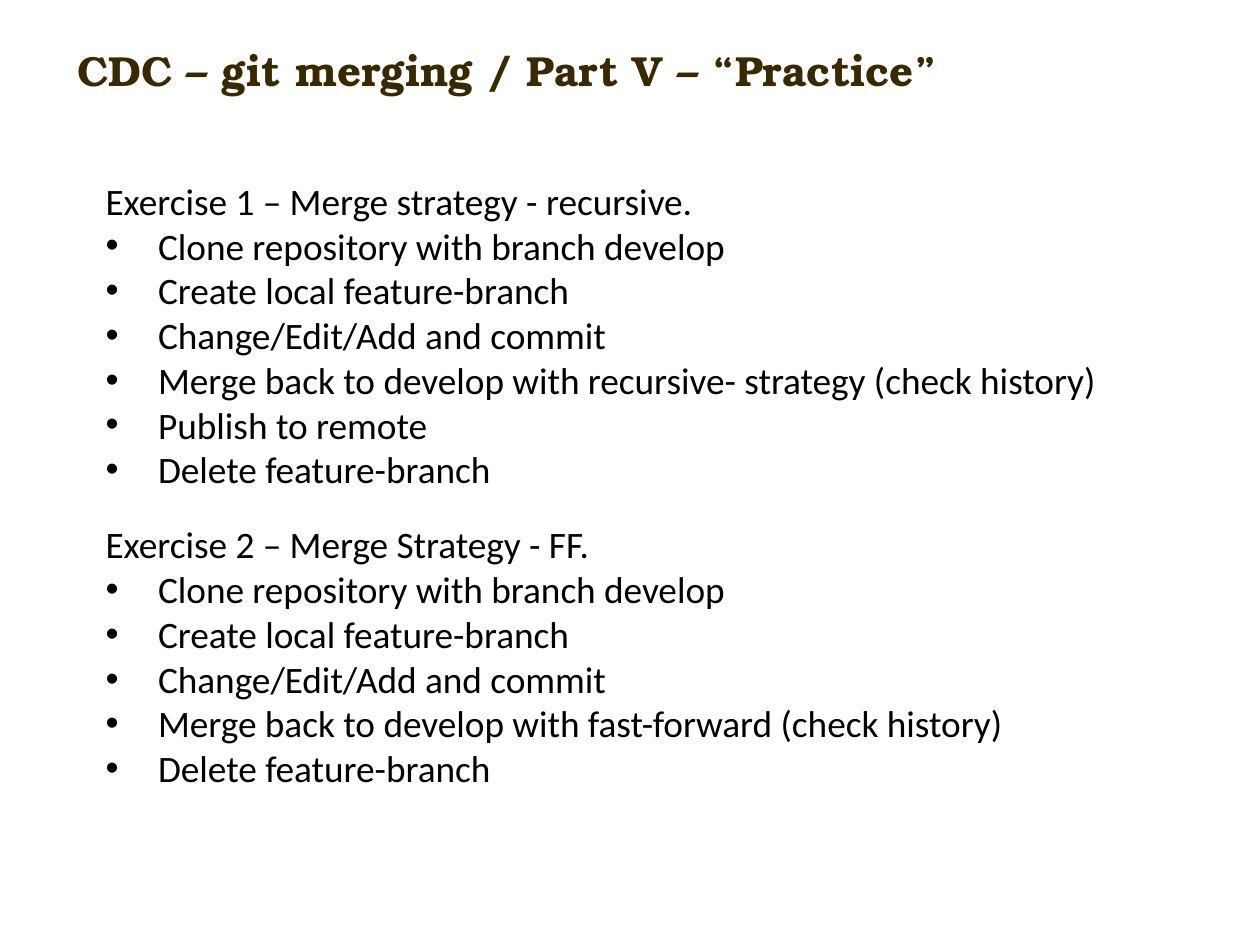
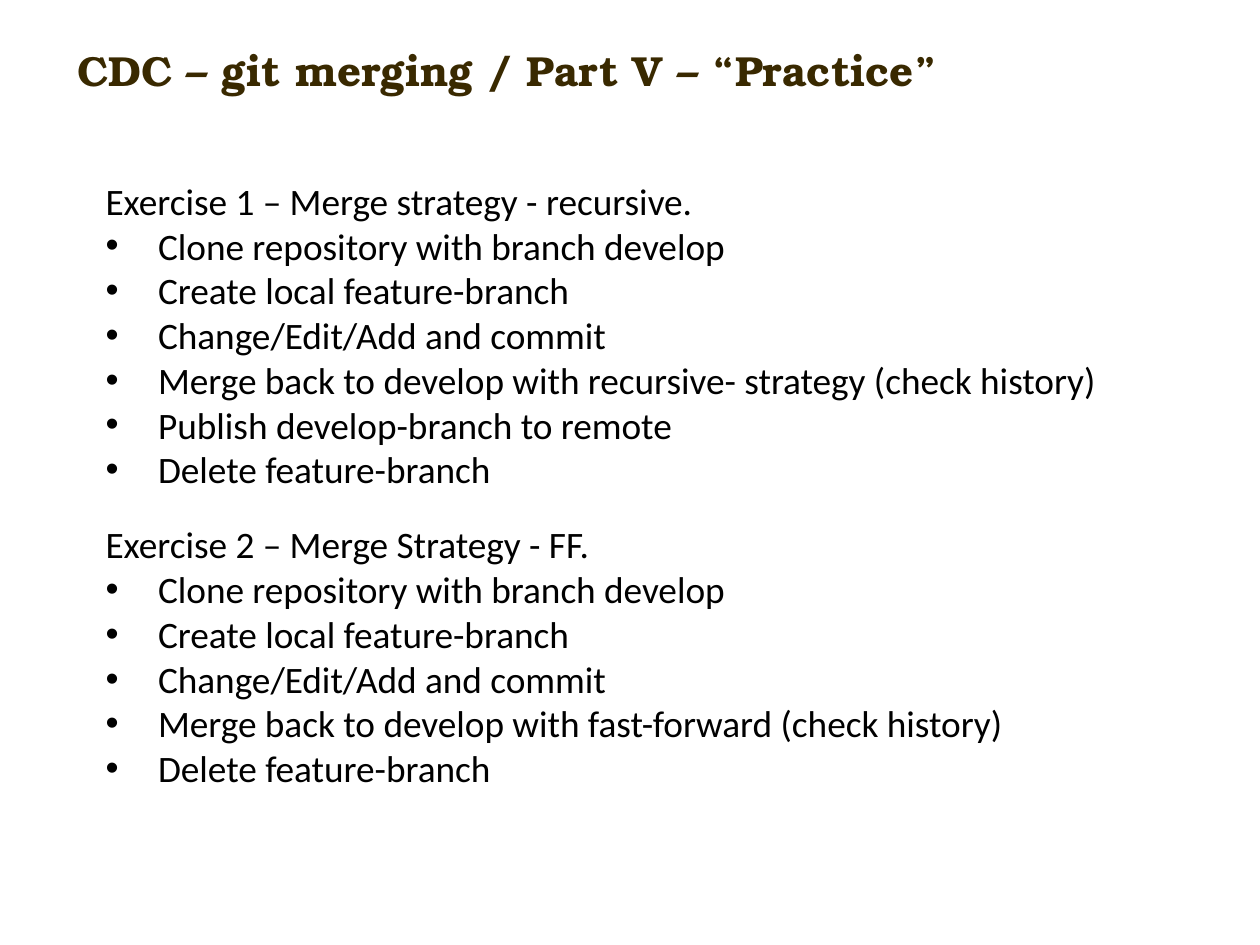
Before and after one commit to carlmitrais/wisdom, a slide deck: slide 15 of cdc_git_ws1.pptx. Drawn at 1260x945 pixels with LibreOffice and Linux fonts; fonts in the diff are those of the drawing; background and template pictures are left out. Boxes give left, top, right and bottom in pixels: in the first picture for what was removed or moved away, otherwise in the second. Text is boxed around its words. In the diff, an @@ line names an element or a change of style, - is before the commit and + after.

```diff
--- a/cdc_git_ws1.pptx
+++ b/cdc_git_ws1.pptx
@@ text at bbox=[158, 413, 672, 445]: text changed @@
-• Publish to remote
+• Publish develop-branch to remote
```
Also in this commit, not shown: 1 other slide changed.
